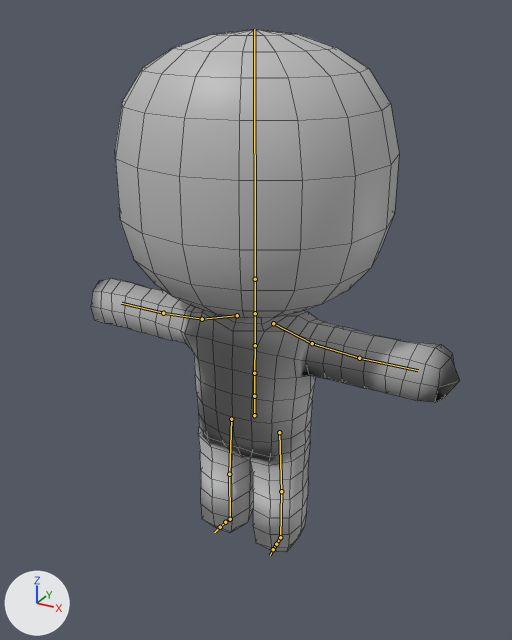
What one commit did to the FBX model Editor/IKRig/Carry_Start.fbx.
Both versions are drawn from a 50 mm lens placed at (2.08, -3.76, 3.59), pointed at (0.13, -0.21, 1.82). The axes (+X, +Y, +Z) are drawn at lower left. The lights are the same throughout. The first picture is the older version. The bones that change, and the others that lie on the model, are drawn over the model as lines. Mesh edges are drawn as thin lines.

In view in the first picture: 'StickMan'.
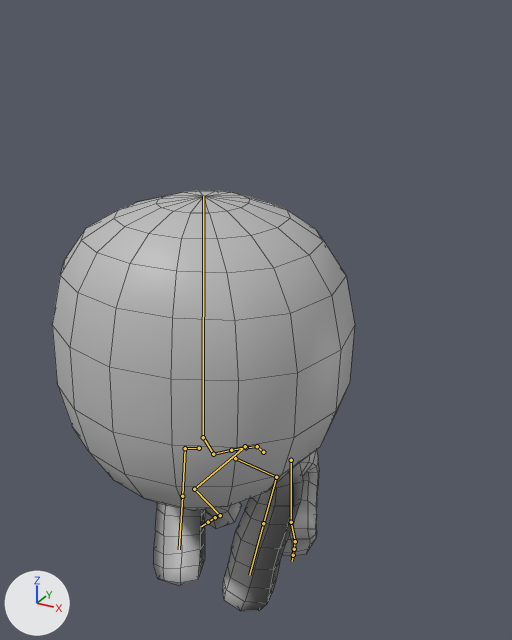
Commit message: animation fix

The newer file adds an action. The first version stands in its rest pose; the second is drawn at frame 1 of the action 'Carry_Start_Baked1'.

What the commit changed:
Bone 'mixamorig:Hips' (bone_mixamorig_hips) moves from (0.0, 0.0, 0.0) to (1.0, -36.8, -11.7).
Bone 'mixamorig:Hips' (bone_mixamorig_hips) turns from (0, 0, 0) to (45, 1, -1) degrees about its own x, y and z.
Bone 'mixamorig:Spine' (bone_mixamorig_spine) turns from (0, 0, 0) to (17, 2, 2) degrees about its own x, y and z.
Bone 'mixamorig:Spine1' (bone_mixamorig_spine1) turns from (0, 0, 0) to (2, -1, 1) degrees about its own x, y and z.
Bone 'mixamorig:Spine2' (bone_mixamorig_spine2) turns from (0, 0, 0) to (2, 1, 1) degrees about its own x, y and z.
Bone 'mixamorig:Neck' (bone_mixamorig_neck) turns from (0, 0, 0) to (-34, -2, -5) degrees about its own x, y and z.
Bone 'mixamorig:Head' (bone_mixamorig_head) turns from (0, 0, 0) to (-34, -3, 3) degrees about its own x, y and z.
Bone 'mixamorig:LeftShoulder' (bone_mixamorig_leftshoulder) turns from (0, 0, 0) to (12, 5, 17) degrees about its own x, y and z.
Bone 'mixamorig:LeftArm' (bone_mixamorig_leftarm) turns from (0, 0, 0) to (3, -15, 78) degrees about its own x, y and z.
Bone 'mixamorig:LeftForeArm' (bone_mixamorig_leftforearm) turns from (0, 0, 0) to (4, 0, 1) degrees about its own x, y and z.
Bone 'mixamorig:RightShoulder' (bone_mixamorig_rightshoulder) turns from (0, 0, 0) to (22, -4, -18) degrees about its own x, y and z.
Bone 'mixamorig:RightArm' (bone_mixamorig_rightarm) turns from (0, 0, 0) to (-2, 28, -77) degrees about its own x, y and z.
Bone 'mixamorig:RightForeArm' (bone_mixamorig_rightforearm) turns from (0, 0, 0) to (4, 0, -1) degrees about its own x, y and z.
Bone 'mixamorig:LeftUpLeg' (bone_mixamorig_leftupleg) turns from (0, 0, 0) to (109, -24, -7) degrees about its own x, y and z.
Bone 'mixamorig:LeftLeg' (bone_mixamorig_leftleg) turns from (0, 0, 0) to (-96, -9, -6) degrees about its own x, y and z.
Bone 'mixamorig:LeftFoot' (bone_mixamorig_leftfoot) turns from (0, 0, 0) to (33, 0, -1) degrees about its own x, y and z.
Bone 'mixamorig:RightUpLeg' (bone_mixamorig_rightupleg) turns from (0, 0, 0) to (110, 23, 14) degrees about its own x, y and z.
Bone 'mixamorig:RightLeg' (bone_mixamorig_rightleg) turns from (0, 0, 0) to (-96, 10, 10) degrees about its own x, y and z.
Bone 'mixamorig:RightFoot' (bone_mixamorig_rightfoot) turns from (0, 0, 0) to (34, -2, 0) degrees about its own x, y and z.

Boxes (x1, y1, x2, y2) around the edits, measured in the pictures (512 x 640 px):
'StickMan', posed (18% narrower, 20% shorter): before (91, 29, 460, 551); after (52, 191, 355, 611)
bone 'mixamorig:Hips', root to tip: before (254, 415) to (254, 391); after (263, 452) to (255, 445)
bone 'mixamorig:Spine', root to tip: before (254, 396) to (254, 373); after (257, 446) to (246, 447)
bone 'mixamorig:Spine1', root to tip: before (254, 373) to (255, 345); after (246, 447) to (231, 450)
bone 'mixamorig:Spine2', root to tip: before (255, 345) to (255, 313); after (231, 450) to (213, 454)
bone 'mixamorig:Neck', root to tip: before (255, 313) to (255, 279); after (213, 454) to (203, 437)
bone 'mixamorig:Head', root to tip: before (255, 279) to (254, 29); after (203, 437) to (203, 196)
bone 'mixamorig:LeftShoulder', root to tip: before (273, 323) to (312, 343); after (235, 458) to (276, 477)
bone 'mixamorig:LeftArm', root to tip: before (312, 343) to (359, 358); after (276, 477) to (263, 523)
bone 'mixamorig:LeftForeArm', root to tip: before (359, 358) to (418, 370); after (263, 523) to (249, 575)
bone 'mixamorig:RightShoulder', root to tip: before (237, 315) to (202, 319); after (199, 448) to (185, 448)
bone 'mixamorig:RightArm', root to tip: before (202, 319) to (163, 313); after (185, 448) to (182, 496)
bone 'mixamorig:RightForeArm', root to tip: before (163, 313) to (121, 303); after (182, 496) to (179, 549)
bone 'mixamorig:LeftUpLeg', root to tip: before (279, 432) to (281, 491); after (291, 460) to (291, 522)
bone 'mixamorig:LeftLeg', root to tip: before (281, 491) to (280, 537); after (291, 522) to (295, 541)
bone 'mixamorig:LeftFoot', root to tip: before (280, 537) to (276, 544); after (295, 541) to (294, 549)
bone 'mixamorig:RightUpLeg', root to tip: before (231, 419) to (229, 474); after (245, 446) to (194, 489)
bone 'mixamorig:RightLeg', root to tip: before (229, 474) to (230, 519); after (194, 489) to (220, 515)
bone 'mixamorig:RightFoot', root to tip: before (230, 519) to (225, 522); after (220, 515) to (215, 517)
